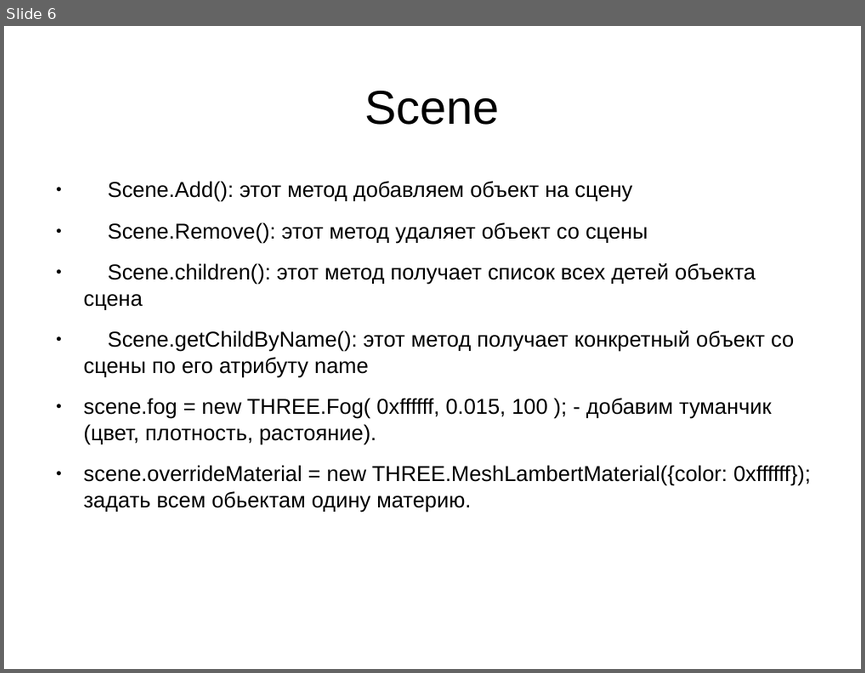
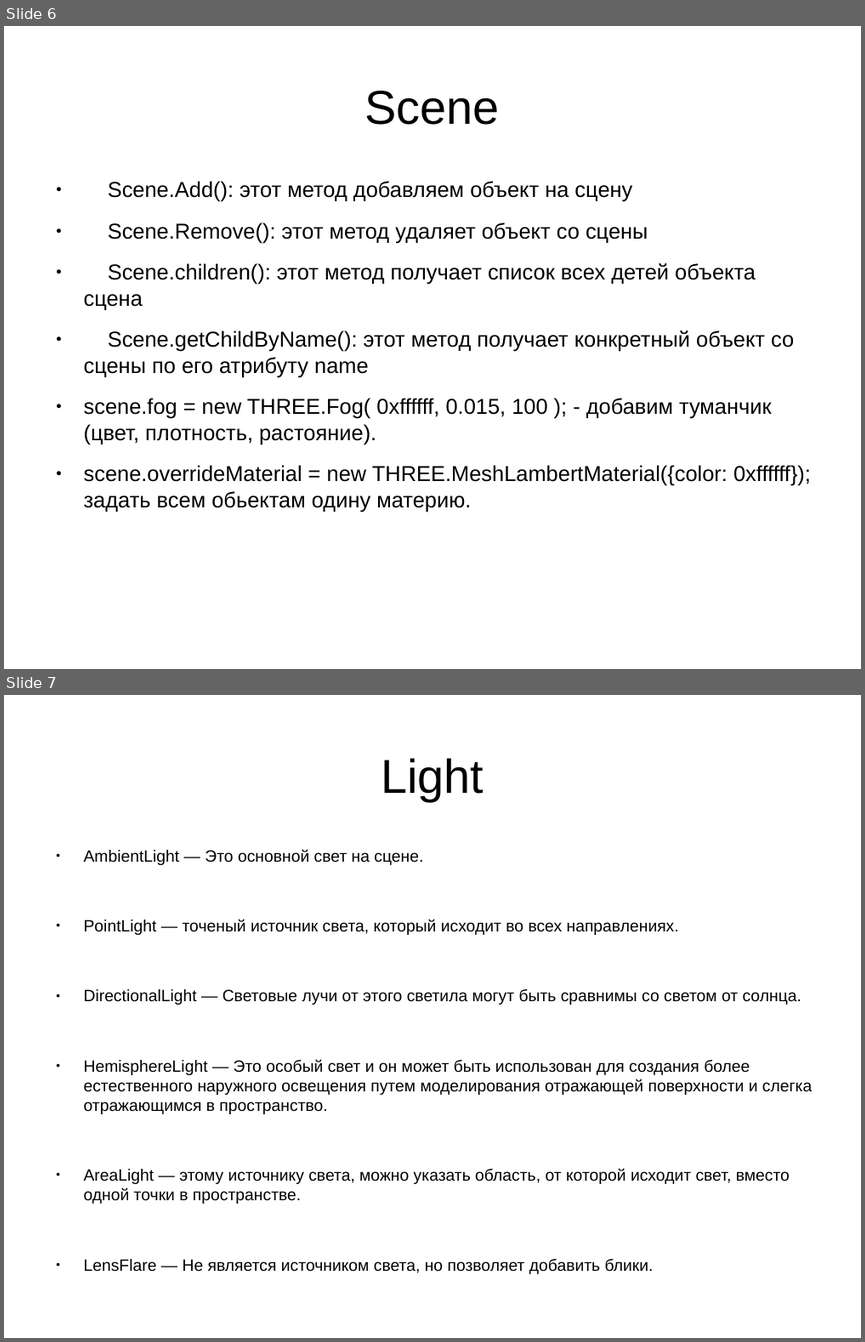
Before and after one commit to DmytroSolodukhin/doclad, a slide deck: doklad/Untitled 1.odp. Shown one above the other, each under a label of ours: slide 6 before the commit, slides 6 and 7 after it. The pictures are 865x673 and 865x1342 pixels, drawn with LibreOffice and Linux fonts; fonts in the diff are those of the drawing. Boxes give left, top, right and bottom in pixels: in the first picture for what was removed or moved away, otherwise in the second. Text is boxed around its words. In the diff, an @@ line names an element or a change of style, - is before the commit and + after.

```diff
--- a/doklad/Untitled 1.odp
+++ b/doklad/Untitled 1.odp
@@ slide 7 added at (4,695,861,1338), background #FFFFFF @@
@@ title added at (381,758,483,801), 44 pt, text #000000 @@
+Light
@@ text added at (84,849,812,1274), 15.2 pt, text #000000 @@
+● AmbientLight — Это основной свет на сцене.
+● PointLight — точеный источник света, который исходит во всех направлениях.
+● DirectionalLight — Световые лучи от этого светила могут быть сравнимы со светом от солнца.
+● HemisphereLight — Это особый свет и он может быть использован для создания более естественного наружного освещения путем моделирования отражающей поверхности и слегка отражающимся в пространство.
+● AreaLight — этому источнику света, можно указать область, от которой исходит свет, вместо одной точки в пространстве.
+● LensFlare — Не является источником света, но позволяет добавить блики.
```
Also in this commit, not shown: 1 other file.
